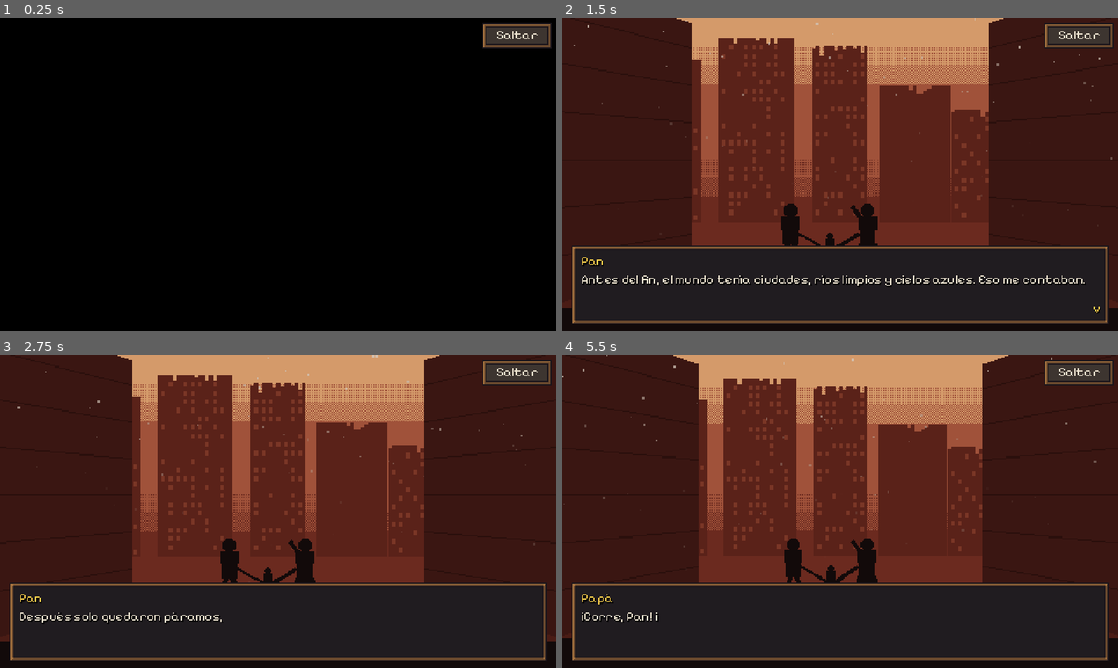
Above: before the commit, frames 1-4 (two rows, left to right).
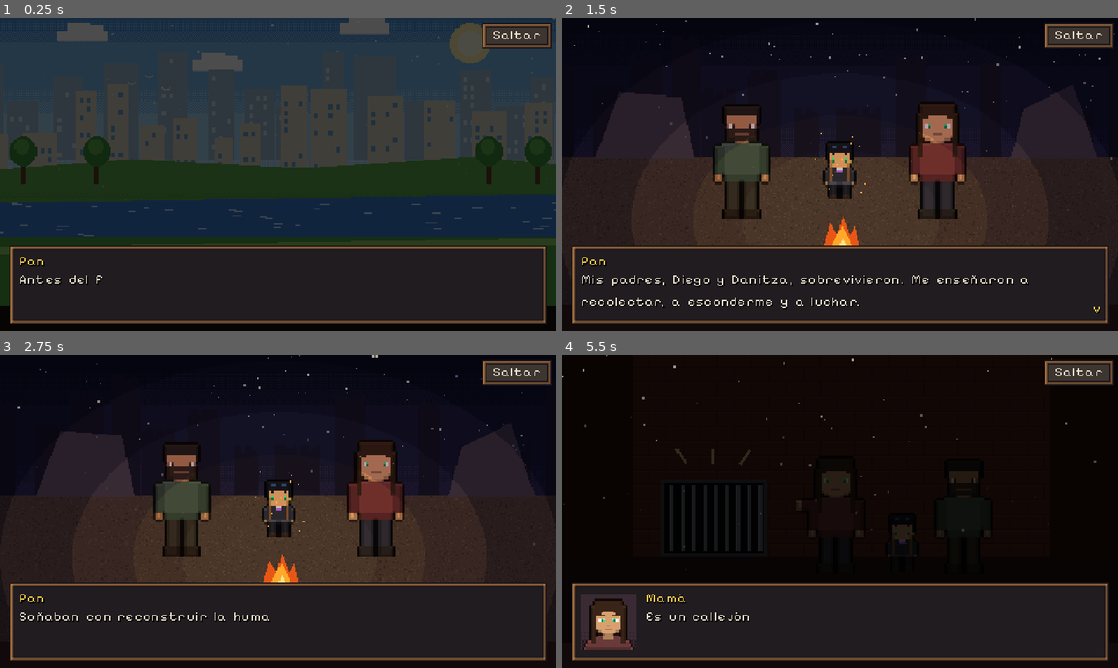
Above: after the commit, the same moments.

Repository: Darg6/Pan
Game: Godot game, scene res://escenas/intro.tscn
Two runs of this game, one before a commit and one after it. Both use one fixed random seed, a clock stepped at 60 frames per second and the inputs below. The engine's default icon, where the game draws it, is replaced by a stand-in: a white triangle on a blue panel in a dark square.
Inputs (mouse positions are in pixels of both pictures, inside the frame that each line leads up to):
- Up to frame 1 (0.25 s): no input
- Up to frame 2 (1.5 s): tap Enter (ui_accept) at 0.5, 0.77 s; move the mouse to (962, 158) at 0.52 s; hold D (mover_derecha) 0.53-1.25 s; hold E (interactuar) 0.53-1.25 s; click (962, 158) at 0.67 s; drag from (728, 190) to (812, 237) at 1.27 s
- Up to frame 3 (2.75 s): move the mouse to (333, 442) at 2.02 s; hold D (mover_derecha) from 2.03 s (still down); hold E (interactuar) from 2.03 s (still down)
- Up to frame 4 (5.5 s): release D (mover_derecha) at 2.75 s; release E (interactuar) at 2.75 s; drag from (812, 574) to (673, 464) at 2.77 s; move the mouse to (1006, 558) at 3.52 s; hold A (mover_izquierda) 3.53-4.25 s; hold E (interactuar) 3.53-4.25 s; tap Enter (ui_accept) at 3.77 s; drag from (673, 464) to (756, 433) at 4.27 s; move the mouse to (867, 511) at 5.02 s; hold S (mover_abajo) from 5.03 s (still down); hold E (interactuar) from 5.03 s (still down); click (867, 511) at 5.17 s

The runs differ from the first frame. In frame 1, 96% of the frame differs, in the area x 0-100%, y 0-98%; in frame 2, 52%; in frame 3, 51%; in frame 4, 73%.

Commit message:
Rediseño visual: texto con más aire, Pan simétrico, gato negro e intro ilustrada
- Letra de los diálogos con 1 px entre letras, 3 px entre palabras y 4 px entre líneas.
- Pan simétrico de frente (mapa, combate y retrato); recluta y ciudadano rehechos.
- Retratos nuevos de Papá y Mamá para la intro.
- Criaturas rehechas: Gato Mutado negro con ojos verdes y cristales tóxicos,
  Bestia Blanca, Aves Negras y Oso de Escoria con más detalle.
- Intro con 7 escenas claras (el mundo antes, las ruinas, la familia, la huida,
  el callejón, el conducto y la rejilla); la imagen cambia con cada frase.

Co-Authored-By: Claude Opus 5.5 <noreply@anthropic.com>
Claude-Session: https://claude.ai/code/session_015aRzpBWUr9Mgv2SkqPpeP2

Diff:
--- a/arte/tema.tres
+++ b/arte/tema.tres
@@ -102,26 +102,32 @@
 texture_margin_right = 6.0
 texture_margin_bottom = 6.0
 
+[sub_resource type="FontVariation" id="FontVariation_pee5h"]
+base_font = ExtResource("7_jsngr")
+spacing_glyph = 1
+spacing_space = 3
+
 [resource]
-default_font = ExtResource("7_jsngr")
+default_font = SubResource("FontVariation_pee5h")
 default_font_size = 11
 BotonRedondo/base_type = &"Button"
 BotonRedondo/font_sizes/font_size = 16
 BotonRedondo/fonts/font = ExtResource("1_m81r6")
-BotonRedondo/styles/hover = SubResource("StyleBoxFlat_bp2k2")
-BotonRedondo/styles/normal = SubResource("StyleBoxFlat_bp2k2")
-BotonRedondo/styles/pressed = SubResource("StyleBoxFlat_egv4g")
+BotonRedondo/styles/hover = SubResource("StyleBoxFlat_g1n0e")
+BotonRedondo/styles/normal = SubResource("StyleBoxFlat_g1n0e")
+BotonRedondo/styles/pressed = SubResource("StyleBoxFlat_f1dss")
 Button/colors/font_color = Color(0.941176, 0.901961, 0.823529, 1)
 Button/colors/font_disabled_color = Color(0.431373, 0.384314, 0.345098, 1)
 Button/colors/font_hover_color = Color(1, 0.878431, 0.627451, 1)
 Button/colors/font_pressed_color = Color(1, 0.956863, 0.815686, 1)
-Button/styles/disabled = SubResource("StyleBoxTexture_hmuhg")
-Button/styles/focus = SubResource("StyleBoxEmpty_vwqp8")
-Button/styles/hover = SubResource("StyleBoxTexture_e8huc")
-Button/styles/normal = SubResource("StyleBoxTexture_32dns")
-Button/styles/pressed = SubResource("StyleBoxTexture_sp2jq")
+Button/styles/disabled = SubResource("StyleBoxTexture_f25m0")
+Button/styles/focus = SubResource("StyleBoxEmpty_r5wiv")
+Button/styles/hover = SubResource("StyleBoxTexture_lmik0")
+Button/styles/normal = SubResource("StyleBoxTexture_llk3k")
+Button/styles/pressed = SubResource("StyleBoxTexture_5vquu")
 Label/colors/font_color = Color(0.941176, 0.901961, 0.823529, 1)
 Label/colors/font_shadow_color = Color(0, 0, 0, 0.6)
+Label/constants/line_spacing = 4
 Label/constants/shadow_offset_x = 1
 Label/constants/shadow_offset_y = 1
 NombreDialogo/base_type = &"Label"
--- a/datos/dialogos.json
+++ b/datos/dialogos.json
@@ -1,17 +1,20 @@
 {
-	"_ayuda": "Cada diálogo es una lista de líneas. 'quien' es  …(105 unchanged characters)… ). Puedes cambiar los textos libremente.",
+	"_ayuda": "Cada diálogo es una lista de líneas. 'quien' es  …(105 unchanged characters)… ). Puedes cambiar los textos libremente. 'imagen' (solo en la intro) cambia la ilustración a arte/cinematica/<imagen>.png cuando empieza esa línea.",
 	"intro_1": [
 		{
 			"quien": "Pan",
-			"texto": "Antes del fin, el mundo tenía ciudades, ríos limpios y cielos azules. Eso me contaban."
-		},
-		{
-			"quien": "Pan",
-			"texto": "Después solo quedaron páramos, ruinas... y las criaturas que nacieron de la contaminación."
-		},
-		{
-			"quien": "Pan",
-			"texto": "Mis padres, Diego y Danitza, sobrevivieron. Me enseñaron a recolectar, a esconderme y a luchar."
+			"texto": "Antes del fin, el mundo tenía ciudades, ríos limpios y cielos azules. Eso me contaban.",
+			"imagen": "01_antes"
+		},
+		{
+			"quien": "Pan",
+			"texto": "Después solo quedaron páramos, ruinas... y las criaturas que nacieron de la contaminación.",
+			"imagen": "02_ruinas"
+		},
+		{
+			"quien": "Pan",
+			"texto": "Mis padres, Diego y Danitza, sobrevivieron. Me enseñaron a recolectar, a esconderme y a luchar.",
+			"imagen": "03_familia"
 		},
 		{
 			"quien": "Pan",
@@ -19,7 +22,9 @@
 		},
 		{
 			"quien": "Papá",
-			"texto": "¡Corre, Pan! ¡No te sueltes!"
+			"texto": "¡Corre, Pan! ¡No te sueltes!",
+			"retrato": "papa",
+			"imagen": "04_huida"
 		}
 	],
 	"intro_2": [
@@ -29,17 +34,22 @@
 		},
 		{
 			"quien": "Mamá",
-			"texto": "Es un callejón sin salida... ¡El conducto, rápido!"
+			"texto": "Es un callejón sin salida... ¡El conducto, rápido!",
+			"retrato": "mama",
+			"imagen": "05_callejon"
 		},
 		{
 			"quien": "Papá",
-			"texto": "Entra ahí y no hagas ruido. Lleva la mochila. Pase lo que pase, no salgas."
+			"texto": "Entra ahí y no hagas ruido. Lleva la mochila. Pase lo que pase, no salgas.",
+			"retrato": "papa",
+			"imagen": "06_conducto"
 		}
 	],
 	"intro_3": [
 		{
 			"quien": "Pan",
-			"texto": "A través de la rejilla vi una silueta impecable. Un traje blanco, limpio, imposible en este mundo."
+			"texto": "A través de la rejilla vi una silueta impecable. Un traje blanco, limpio, imposible en este mundo.",
+			"imagen": "07_rejilla"
 		},
 		{
 			"quien": "???",
@@ -53,7 +63,8 @@
 	"intro_4": [
 		{
 			"quien": "Mamá",
-			"texto": "No llores, Pan. Construye."
+			"texto": "No llores, Pan. Construye.",
+			"retrato": "mama"
 		}
 	],
 	"despertar": [
--- a/datos/huellas.json
+++ b/datos/huellas.json
@@ -1,6 +1,6 @@
 {
  "res://arte/shaders/luchador.gdshader": "85a59ebe3d60a640b90c4f402da76bbb",
- "res://arte/tema.tres": "e18daab8d049d872ca7478fd4c34d503",
+ "res://arte/tema.tres": "c9b8ddeb0e0de1cf975655d9b2266bb9",
  "res://arte/tiles/exterior.tres": "9abbb3e4513f84ec70bf07efdeb999c0",
  "res://arte/tiles/interior.tres": "92f4f31f806b3b3383f6ab99f4981c1e",
  "res://escenas/combate.tscn": "a3c4927690c1cffc720369d619bc944c",
@@ -12,13 +12,13 @@
  "res://escenas/ui/caja_dialogo.tscn": "345dc5ec78f621138acf7bbc5efbb2ec",
  "res://escenas/ui/hud.tscn": "95d2920d14ddf9b6d69206564cf7beff",
  "res://scripts/ambiente.gd": "1f92dc40e3bda44b74e0a402b84059b5",
- "res://scripts/caja_dialogo.gd": "e5cb61f5375377cdd795885c987d762f",
+ "res://scripts/caja_dialogo.gd": "bca516a2ee4d1adc71b9f812fe42305e",
  "res://scripts/combate.gd": "0d00b350a202ea339105b0649f21b191",
  "res://scripts/disparador.gd": "03f17ab3b21965db2711f7a88d7f9228",
  "res://scripts/historia.gd": "3fbb5463bb93e1f23574316122856385",
  "res://scripts/hud.gd": "7acb61ccdcd3ab5d72d47e3931c6da3e",
  "res://scripts/interactuable.gd": "05991e1389cad32b1fba4fa73c14cc5f",
- "res://scripts/intro.gd": "534c86e8f29925afe8adede9c457787c",
+ "res://scripts/intro.gd": "3b26657988c5d79e2a51bb5571c71099",
  "res://scripts/joystick.gd": "b7305215baab590185f5b3515085145e",
  "res://scripts/juego.gd": "392c86b573bd31db582d8839901a8042",
  "res://scripts/mapa.gd": "3edf0b3f6a89063f0da3cde4d53af665",
--- a/herramientas/construir_proyecto.gd
+++ b/herramientas/construir_proyecto.gd
@@ -36,6 +36,11 @@
 func _ready() -> void:
 	rng.seed = 99
 	tiles_info = JSON.parse_string(FileAccess.get_file_as_string("res://arte/tiles/tiles.json"))
+	if "solo_tema" in OS.get_cmdline_user_args():
+		_crear_tema()  # godot --headless --path . res://herramientas/construir_proyecto.tscn -- solo_tema
+		print("Tema construido.")
+		get_tree().quit()
+		return
 	var ts_ext := _crear_tileset("exterior", ["pasto_1", "pasto_2"])
 	var ts_int := _crear_tileset("interior", [])
 	_crear_tema()
@@ -96,8 +101,14 @@
 	var tema := Theme.new()
 	var pixelify: FontFile = load("res://arte/fuentes/PixelifySans.ttf")
 	var press: FontFile = load("res://arte/fuentes/PressStart2P-Regular.ttf")
-	tema.default_font = pixelify
+	# Letra con un poco más de aire: 1 píxel entre letras y 3 entre palabras (si no, se ven pegadas)
+	var letra := FontVariation.new()
+	letra.base_font = pixelify
+	letra.spacing_glyph = 1
+	letra.spacing_space = 3
+	tema.default_font = letra
 	tema.default_font_size = 11
+	tema.set_constant("line_spacing", "Label", 4)
 	var claro := Color("#f0e6d2")
 
 	tema.set_stylebox("panel", "PanelContainer", _textura_9("res://arte/interfaz/panel.png", 6, Vector4(8, 6, 8, 6)))
--- a/scripts/caja_dialogo.gd
+++ b/scripts/caja_dialogo.gd
@@ -5,6 +5,7 @@
 ## Para avanzar: toca la pantalla, haz clic, o pulsa Espacio / Enter / E.
 
 signal termino
+signal linea_iniciada(linea: Dictionary)  ## avisa cuando empieza cada frase (la intro cambia la imagen)
 signal _avanzar
 
 const LETRAS_POR_SEGUNDO := 45.0
@@ -45,6 +46,7 @@
 
 
 func _mostrar_linea(linea: Dictionary) -> void:
+	linea_iniciada.emit(linea)
 	var quien: String = linea.get("quien", "")
 	nombre.text = quien
 	nombre.visible = quien != ""
--- a/scripts/intro.gd
+++ b/scripts/intro.gd
@@ -1,6 +1,7 @@
 extends Control
-## Fase 1 del prólogo: "El Recuerdo". Viñetas en pixel art (sepia y rojo oscuro) con lluvia de ceniza.
-## Las imágenes están en arte/cinematica/ y los textos en datos/dialogos.json (intro_1 ... intro_4).
+## Fase 1 del prólogo: "El Recuerdo". Escenas en pixel art con lluvia de ceniza.
+## Los textos están en datos/dialogos.json (intro_1 ... intro_4). Una frase con "imagen": "03_familia"
+## cambia la ilustración a arte/cinematica/03_familia.png justo cuando empieza esa frase.
 
 const REFUGIO := "res://escenas/mapas/refugio_cero.tscn"
 const SUPERFICIE := "res://escenas/mapas/superficie.tscn"
@@ -11,19 +12,34 @@
 @onready var transicion: ColorRect = $Transicion
 
 var _saltando := false
+var _tween_imagen: Tween
 
 
 func _ready() -> void:
 	Juego.cambiando_escena = false
 	Sonido.musica("recuerdo")
-	Sonido.ambiente("viento" if false else "")
+	Sonido.ambiente("")
 	if Juego.SALTAR_PROLOGO:
 		_preparar_partida_de_prueba()
 		return
 	boton_saltar.pressed.connect(_saltar)
-	await _vineta("res://arte/cinematica/01_callejon.png", "intro_1")
-	await _vineta("res://arte/cinematica/02_acorralados.png", "intro_2")
-	await _vineta("res://arte/cinematica/03_rejilla.png", "intro_3", true)
+	# Cada frase puede traer "imagen" en dialogos.json: la ilustración cambia justo cuando empieza esa frase.
+	dialogo.linea_iniciada.connect(_al_iniciar_linea)
+	imagen.modulate = Color.BLACK
+	var t := create_tween()
+	t.tween_property(transicion, "color:a", 0.0, 0.6)
+	var recuerdo: Array = Juego.dialogos["intro_1"] + Juego.dialogos["intro_2"]
+	var rejilla: Array = Juego.dialogos["intro_3"]
+	await dialogo.mostrar(recuerdo + rejilla.slice(0, 2))
+	if _saltando:
+		return
+	# Destello blanco: el disparo
+	Sonido.efecto("golpe_fuerte", 0.6, 4.0)
+	transicion.color = Color(1, 1, 1, 1)
+	t = create_tween()
+	t.tween_property(transicion, "color", Color(0, 0, 0, 1), 0.5)
+	await t.finished
+	await dialogo.mostrar(rejilla.slice(2))
 	# Negro total: la última frase de su madre
 	if _saltando:
 		return
@@ -33,31 +49,28 @@
 	_ir_al_refugio()
 
 
-func _vineta(ruta: String, id_dialogo: String, disparo := false) -> void:
-	if _saltando:
+func _al_iniciar_linea(linea: Dictionary) -> void:
+	var nombre: String = linea.get("imagen", "")
+	if nombre == "":
 		return
-	var t := create_tween()
-	t.tween_property(transicion, "color:a", 1.0, 0.4)
-	await t.finished
+	var ruta := "res://arte/cinematica/%s.png" % nombre
+	if not ResourceLoader.exists(ruta):
+		push_warning("No existe la imagen de la intro: " + ruta)
+		return
+	if _tween_imagen:
+		_tween_imagen.kill()
+	_tween_imagen = create_tween()
+	if imagen.texture != null:
+		_tween_imagen.tween_property(imagen, "modulate", Color.BLACK, 0.25)  # se oscurece la anterior
+	_tween_imagen.tween_callback(_poner_imagen.bind(ruta))
+	_tween_imagen.tween_property(imagen, "modulate", Color.WHITE, 0.35)
+	_tween_imagen.parallel().tween_property(imagen, "scale", Vector2.ONE, 8.0)  # acercamiento lento
+
+
+func _poner_imagen(ruta: String) -> void:
 	imagen.texture = load(ruta)
-	imagen.scale = Vector2(1.08, 1.08)
 	imagen.pivot_offset = imagen.size / 2.0
-	var lento := create_tween()
-	lento.tween_property(imagen, "scale", Vector2.ONE, 8.0)  # acercamiento lento
-	t = create_tween()
-	t.tween_property(transicion, "color:a", 0.0, 0.6)
-	await t.finished
-	if disparo:
-		await dialogo.mostrar(Juego.dialogos[id_dialogo].slice(0, 2))
-		# Destello blanco: el disparo
-		Sonido.efecto("golpe_fuerte", 0.6, 4.0)
-		transicion.color = Color(1, 1, 1, 1)
-		t = create_tween()
-		t.tween_property(transicion, "color", Color(0, 0, 0, 1), 0.5)
-		await t.finished
-		await dialogo.mostrar(Juego.dialogos[id_dialogo].slice(2))
-	else:
-		await dialogo.mostrar(id_dialogo)
+	imagen.scale = Vector2(1.06, 1.06)
 
 
 func _saltar() -> void:
Binary file added: arte/cinematica/01_antes.png
Not shown, added: arte/cinematica/01_antes.png.import
Binary file removed: arte/cinematica/01_callejon.png
Binary file removed: arte/cinematica/02_acorralados.png
Binary file added: arte/cinematica/02_ruinas.png
Not shown, changed: arte/cinematica/02_ruinas.png.import
Binary file added: arte/cinematica/03_familia.png
Not shown, added: arte/cinematica/03_familia.png.import
Binary file removed: arte/cinematica/03_rejilla.png
Binary file changed: arte/cinematica/04_acantilado.png
Binary file added: arte/cinematica/04_huida.png
Not shown, added: arte/cinematica/04_huida.png.import
(and 23 more such lines)
